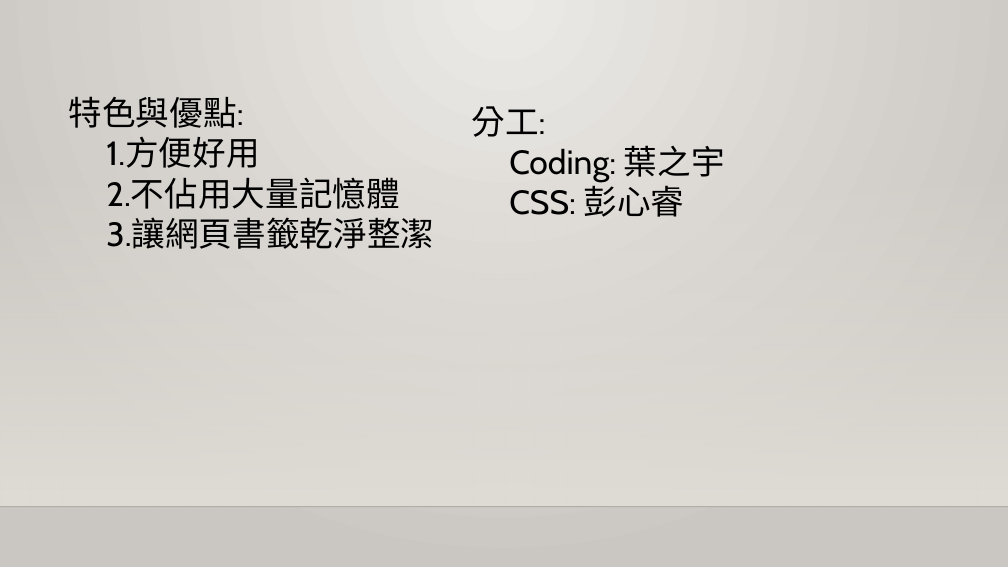
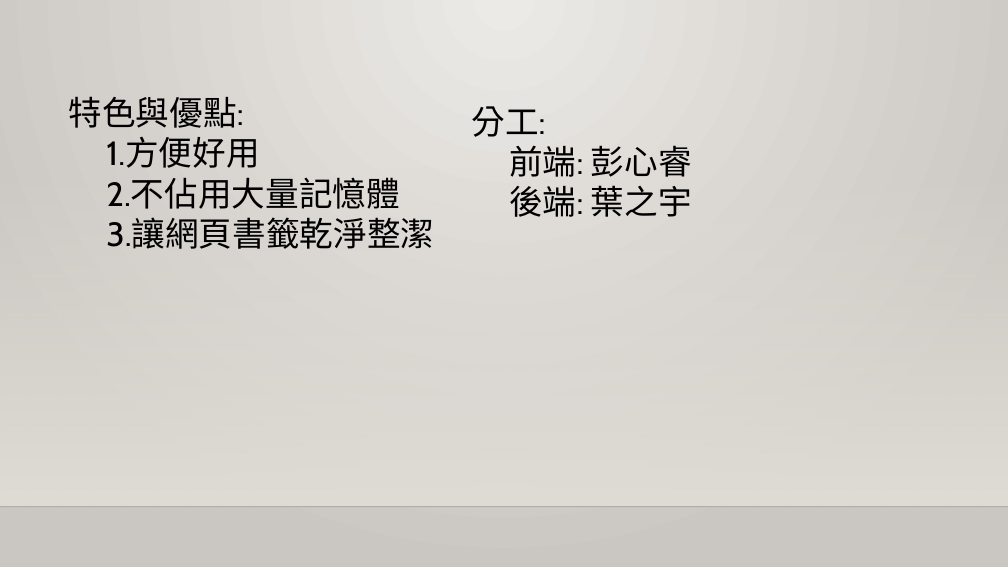
Before and after one commit to YukiHime-TW/nhentai, a slide deck: slide 6 of manga-bookmark.pptx (slide 5 before the commit). Drawn at 1008x567 pixels with LibreOffice and Linux fonts; fonts in the diff are those of the drawing; background and template pictures are left out. Boxes give left, top, right and bottom in pixels: in the first picture for what was removed or moved away, otherwise in the second. Text is boxed around its words. In the diff, an @@ line names an element or a change of style, - is before the commit and + after.

```diff
--- a/manga-bookmark.pptx
+++ b/manga-bookmark.pptx
@@ text at bbox=[509, 145, 692, 217]: text changed @@
-Coding: 葉之宇
-CSS: 彭心睿
+前端: 彭心睿
+後端: 葉之宇
```
Also in this commit, not shown: 2 other slides changed, 1 slide added, 2 other files.
